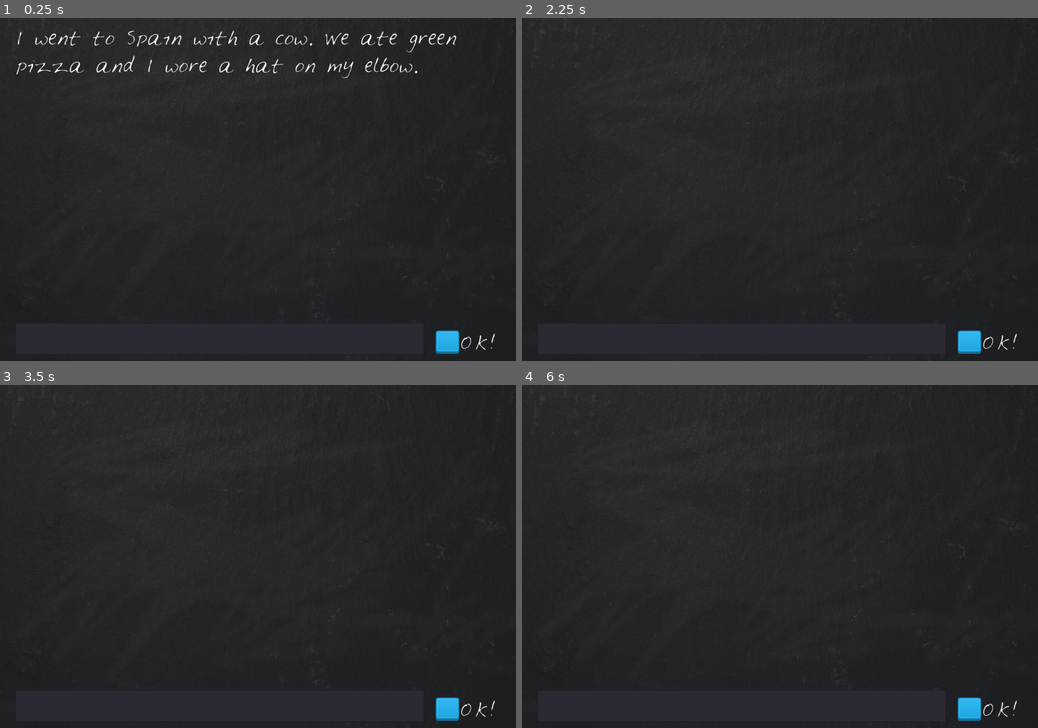
Above: before the commit, frames 1-4 (two rows, left to right).
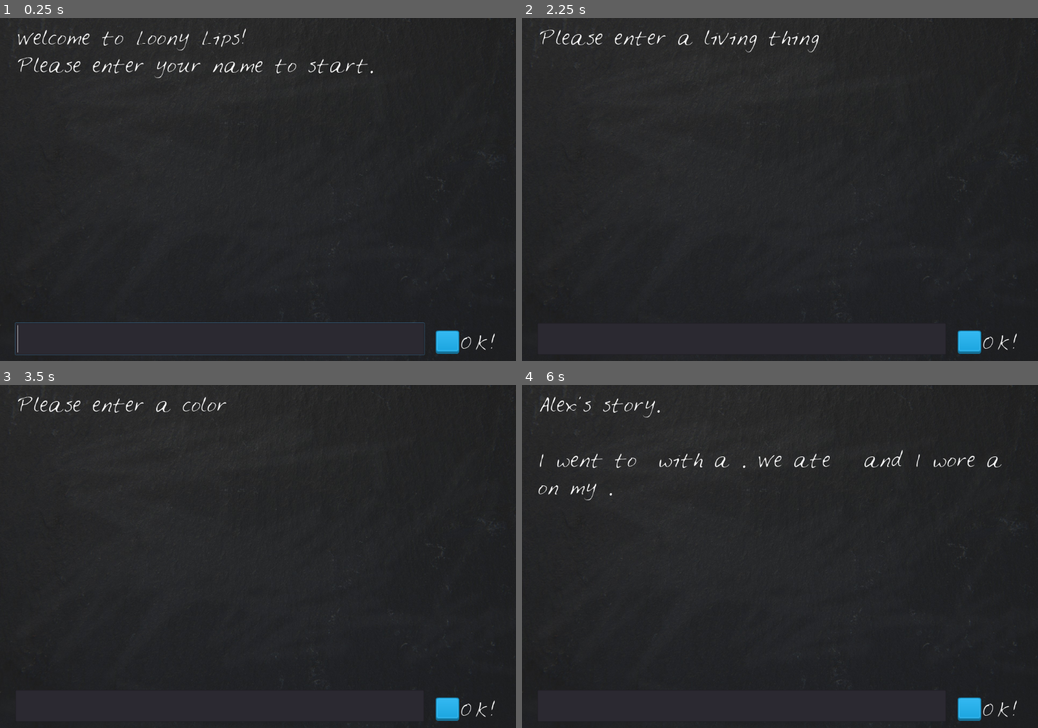
Above: after the commit, the same moments.

Repository: DanielMcPherson/LoonyLips
Game: Godot game, scene res://LoonyLips.tscn
Two runs of this game, one before a commit and one after it. Both use one fixed random seed, a clock stepped at 60 frames per second and the inputs below.
Inputs (mouse positions are in pixels of both pictures, inside the frame that each line leads up to):
- Up to frame 1 (0.25 s): no input
- Up to frame 2 (2.25 s): click (743, 340) at 0.52 s; type "Alex" at 0.6 s; click "OK!" at 1.25 s; click "OK!" at 2 s
- Up to frame 3 (3.5 s): click "OK!" at 2.75 s
- Up to frame 4 (6 s): tap Enter at 3.5, 5 s; tap Space at 4.25, 5.75 s

The runs differ from the first frame. In frame 1, 2.3% of the frame differs, in the area x 2-89%, y 3-99%; in frame 2, 0.5%; in frame 3, 0.4%; in frame 4, 0.9%.

Commit message:
Ask for player input and display completed story

Diff:
--- a/LoonyLips.gd
+++ b/LoonyLips.gd
@@ -1,17 +1,38 @@
 extends Node2D
+
+# Prompts for player words to be used in the story
+var prompts = [ "your name", "a place", "a living thing", "a color", "a food", "a piece of clothing", "a body part" ]
+# Words that player enters to match the prompts
+var words = []
+# Story that words will be inserted into
+var story = "%s's story.\n\nI went to %s with a %s. We ate %s %s and I wore a %s on my %s."
+# Introduction text
+var introduction = "Welcome to Loony Lips!\nPlease enter your name to start."
 
 func _ready():
 	$Blackboard/TextBox.clear()
-	var prompts = [ "place", "living thing", "color", "food", "piece of clothing", "body part" ]
-	var words = [ "Spain", "cow", "green", "pizza", "hat", "elbow" ]
-	var story = "I went to %s with a %s. We ate %s %s and I wore a %s on my %s."
-	$Blackboard/StoryText.text = story % words
+	$Blackboard/TextBox.grab_focus()
+	prompt_player()
+
+func prompt_player():
+	var text
+	if words.size() == 0:
+		# Intro and prompt for first word
+		text = introduction
+	elif words.size() < prompts.size():
+		# Prompt for next word
+		text = "Please enter " + prompts[words.size()]
+	else:
+		# Display completed story
+		text = story % words
+	$Blackboard/StoryText.text = text
 
 func _on_OKButton_pressed():
 	var new_text = $Blackboard/TextBox.text
 	_on_TextBox_text_entered(new_text)
 
 func _on_TextBox_text_entered(new_text):
-	print("Entered text: " + new_text)
-	$Blackboard/StoryText.text = new_text
 	$Blackboard/TextBox.clear()
+	if words.size() < prompts.size():
+		words.append(new_text)
+		prompt_player()
